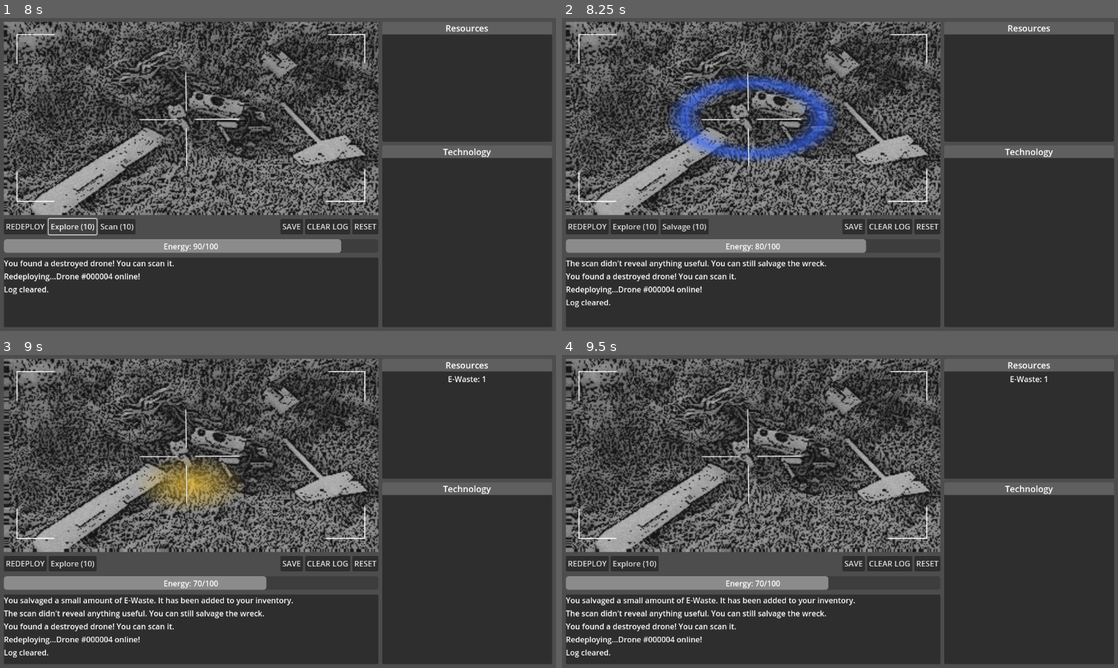
Above: before the commit, frames 1-4 (two rows, left to right).
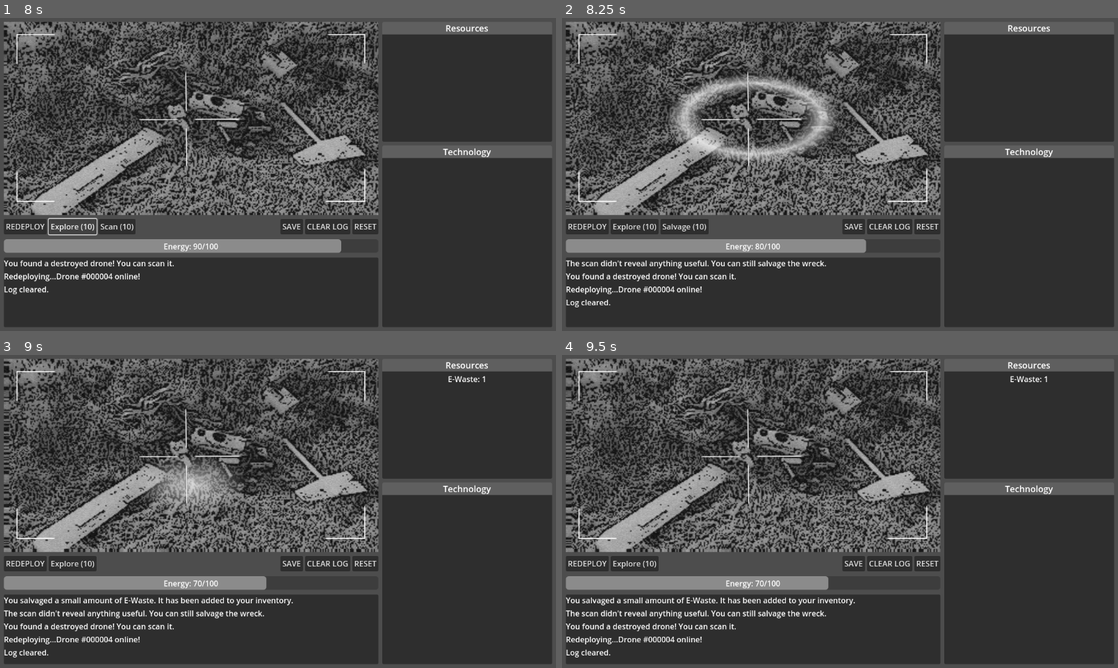
Above: after the commit, the same moments.

Repository: Triysle/drone
Game: Godot game, scene res://scenes/main.tscn
Two runs of this game, one before a commit and one after it. Both use one fixed random seed, a clock stepped at 60 frames per second and the inputs below.
Inputs:
- Up to frame 1 (8 s): click "CLEAR LOG" at 0.5 s; click "DEPLOY DRONE" at 1.25 s; click "REDEPLOY" at 2 s; click "CLEAR LOG" at 2.75 s; click "REDEPLOY" at 3.5 s; click "CLEAR LOG" at 4.25 s; click "REDEPLOY" at 5 s; click "Explore (10)" at 7.25 s
- Up to frame 2 (8.25 s): click "Scan (10)" at 8 s
- Up to frame 3 (9 s): click "Salvage (10)" at 8.75 s
- Up to frame 4 (9.5 s): no input

Frame 1 is identical in both runs. In frame 2, 3.8% of the frame differs, in the area x 19-50%, y 18-46%; in frame 3, 1.9%; in frame 4, nothing differs.

Commit message:
0.2.0
new visual effects and bugfixes
streamlined gameplay loop

Diff:
--- a/scripts/managers/location_manager.gd
+++ b/scripts/managers/location_manager.gd
@@ -129,10 +129,20 @@
 	if static_material:
 		static_material.set_shader_parameter("noise_strength", strength)
 
+# Helper function to reset all effect parameters
+func reset_all_effects() -> void:
+	if static_material:
+		static_material.set_shader_parameter("search_effect_active", 0.0)
+		static_material.set_shader_parameter("scan_effect_active", 0.0)
+		static_material.set_shader_parameter("salvage_effect_active", 0.0)
+
 # NEW METHODS FOR VISUAL EFFECTS
 
 # Search effect - Sweeping highlight
 func play_search_effect() -> void:
+	# Reset all effects first
+	reset_all_effects()
+
 	if effect_tween:
 		effect_tween.kill()
 
@@ -163,6 +173,9 @@
 
 # Scan effect - Circular pulse
 func play_scan_effect() -> void:
+	# Reset all effects first
+	reset_all_effects()
+
 	if effect_tween:
 		effect_tween.kill()
 
@@ -193,6 +206,9 @@
 
 # Salvage effect - Extraction glow
 func play_salvage_effect() -> void:
+	# Reset all effects first
+	reset_all_effects()
+
 	if effect_tween:
 		effect_tween.kill()
 
@@ -244,6 +260,9 @@
 	current_location = location_images["static"]
 	available_actions = ["redeploy", "explore"]
 
+	# Reset all visual effects
+	reset_all_effects()
+
 	# Stop panning for static screen
 	stop_panning()
 
@@ -266,6 +285,9 @@
 func explore() -> Dictionary:
 	# Reset available actions except for redeploy and explore
 	available_actions = ["redeploy", "explore"]
+
+	# Reset all visual effects
+	reset_all_effects()
 
 	# Animate static first
 	animate_static(0.8, 0.1, 0.5)
--- a/shaders/static_effect.gdshader
+++ b/shaders/static_effect.gdshader
@@ -79,8 +79,7 @@
         if (abs(distance_from_center - pulse_position) < scan_pulse_width) {
             // Calculate falloff based on distance from pulse
             float falloff = 1.0 - abs(distance_from_center - pulse_position) / scan_pulse_width;
-            // Apply highlight with a blue tint (for a technical look)
-            vec4 pulse_color = vec4(0.2, 0.4, 1.0, 1.0);
+            vec4 pulse_color = vec4(1.0, 1.0, 1.0, 1.0);
             result_color = mix(result_color, pulse_color, falloff * scan_highlight_intensity * scan_effect_active);
         }
     }
@@ -92,9 +91,7 @@
         if (distance_from_point < salvage_radius) {
             // Pulse effect for the glow
             float pulse = sin(salvage_pulse_progress * 3.14159) * salvage_glow_intensity;
-
-            // Apply glow - bright yellow/orange to suggest extraction of valuable parts
-            vec4 glow_color = vec4(1.0, 0.8, 0.2, 1.0);
+            vec4 glow_color = vec4(1.0, 1.0, 1.0, 1.0);
             float glow_factor = (1.0 - distance_from_point / salvage_radius) * pulse * salvage_effect_active;
             result_color = mix(result_color, glow_color, glow_factor);
         }
Not shown, changed: index.html
Not shown, changed: index.pck
